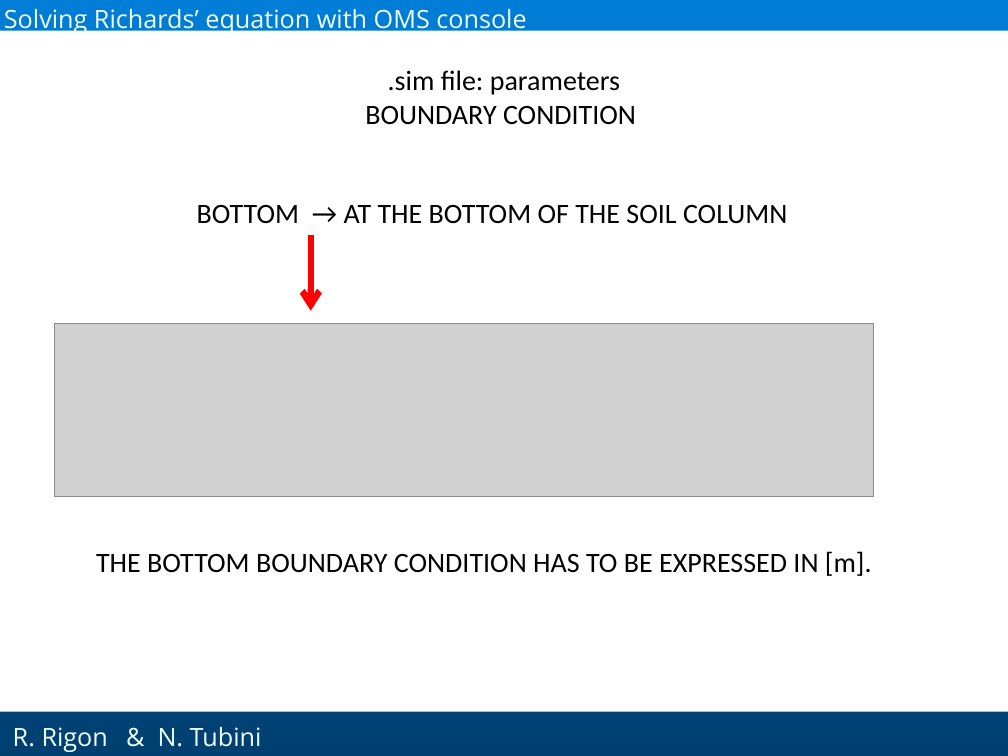
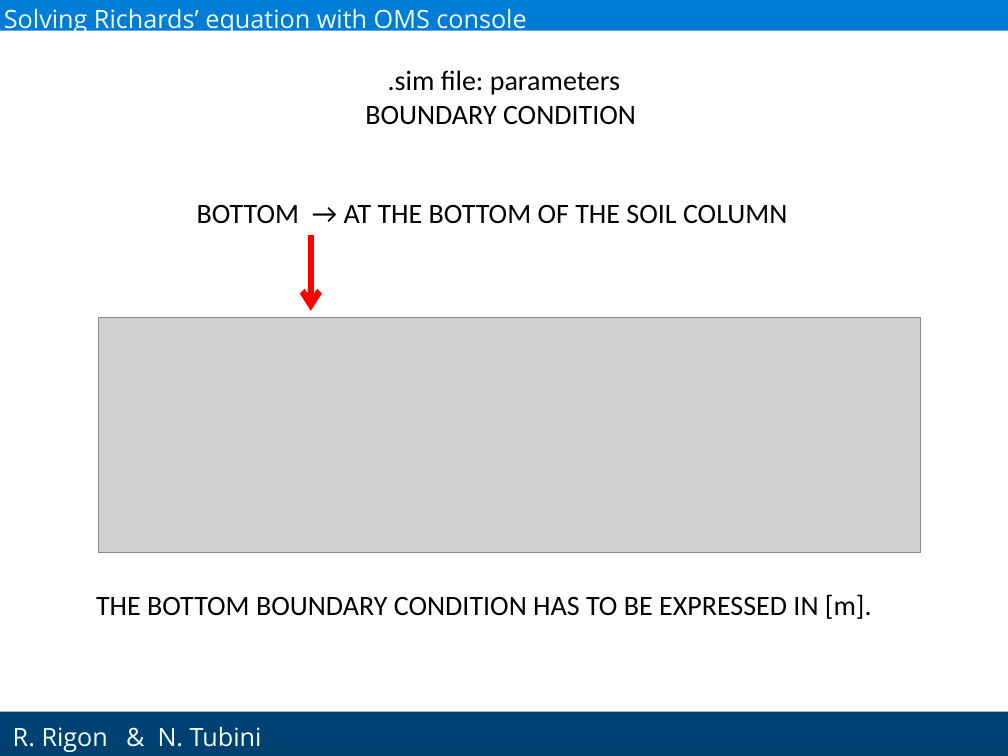
Before and after one commit to GEOframeOMSProjects/OMS_Project_Richards1D, a slide deck: slide 8 of Materials/Richards_English.pptx. Drawn at 1008x756 pixels with LibreOffice and Linux fonts; fonts in the diff are those of the drawing; grey boxes stand for pictures; background and template pictures are left out. Boxes give left, top, right and bottom in pixels: in the first picture for what was removed or moved away, otherwise in the second. Text is boxed around its words. In the diff, an @@ line names an element or a change of style, - is before the commit and + after.

Commit message:
Modified with the new impervious bottom boundary condition.

```diff
--- a/Materials/Richards_English.pptx
+++ b/Materials/Richards_English.pptx
@@ picture: place and size @@
-picture at box(54, 324, 873, 496)
+picture at box(99, 318, 920, 552)
@@ text "THE BOTTOM BOUNDARY CONDITION HAS ...": place and size @@
-text "THE BOTTOM BOUNDARY CONDITION HAS ..." at box(96, 551, 872, 576)
+text "THE BOTTOM BOUNDARY CONDITION HAS ..." at box(96, 594, 872, 619)
```
